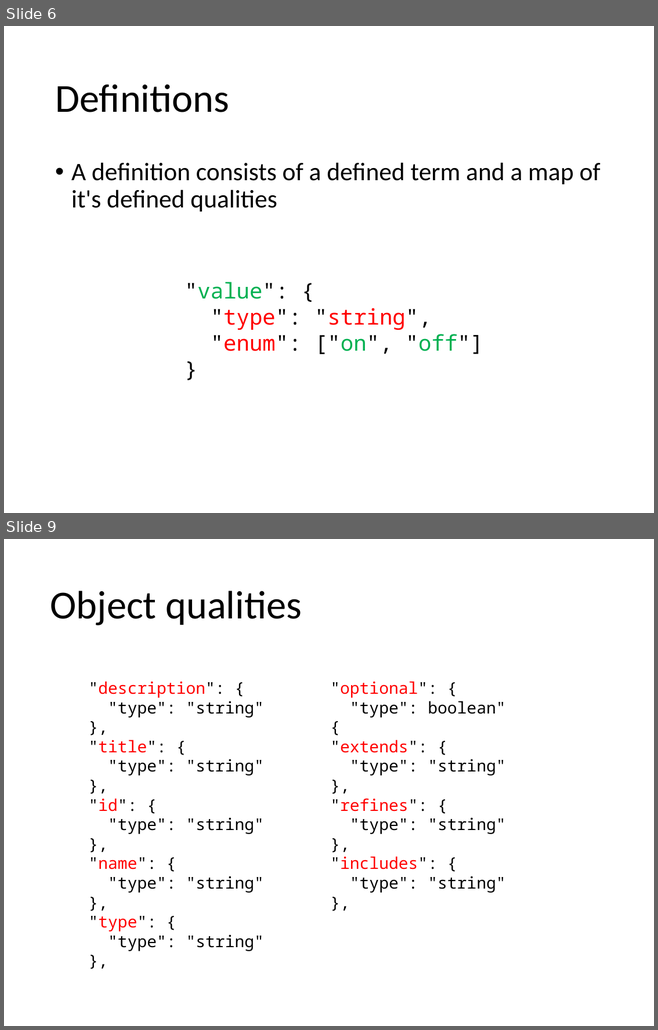
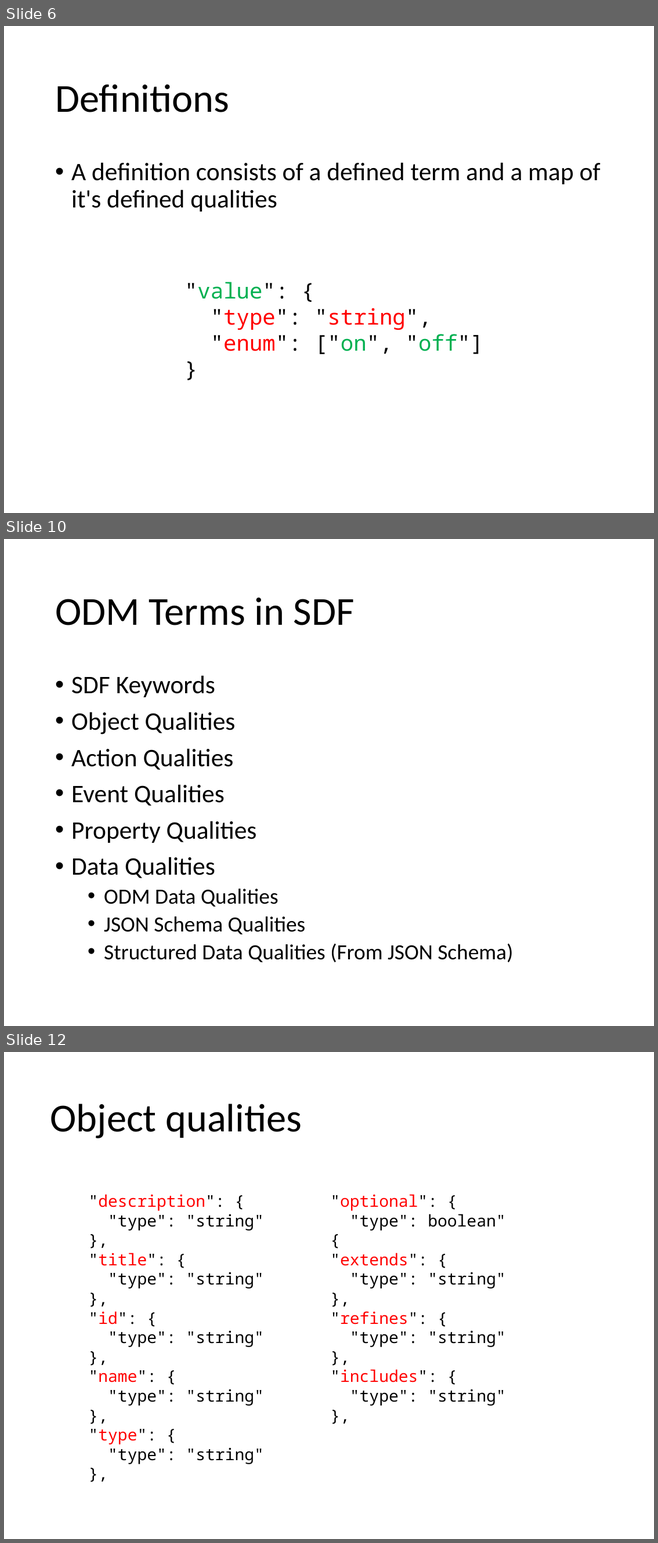
Before and after one commit to mjkoster/ODM-Examples, a slide deck: sdf.pptx. Shown one above the other, each under a label of ours: slides 6 and 9 before the commit, slides 6, 10 and 12 after it; the slides between them are not shown. The pictures are 658x1030 and 658x1543 pixels, drawn with LibreOffice and Linux fonts; fonts in the diff are those of the drawing. Boxes give left, top, right and bottom in pixels: in the first picture for what was removed or moved away, otherwise in the second. Text is boxed around its words. In the diff, an @@ line names an element or a change of style, - is before the commit and + after.

```diff
--- a/sdf.pptx
+++ b/sdf.pptx
@@ slide 10 added at box(4, 539, 654, 1026), background #FFFFFF @@
@@ title added at box(55, 598, 354, 625), 44 pt, text #000000 @@
+ODM Terms in SDF
@@ text added at box(71, 675, 513, 962), 28 pt, text #000000 @@
+• SDF Keywords
+• Object Qualities
+• Action Qualities
+• Event Qualities
+• Property Qualities
+• Data Qualities
+  • ODM Data Qualities
+  • JSON Schema Qualities
+  • Structured Data Qualities (From JSON Schema)
@@ what was slide 9 is now slide 12 @@
```
Also in this commit, not shown: 6 slides changed, 4 other slides added, 1 other file.
